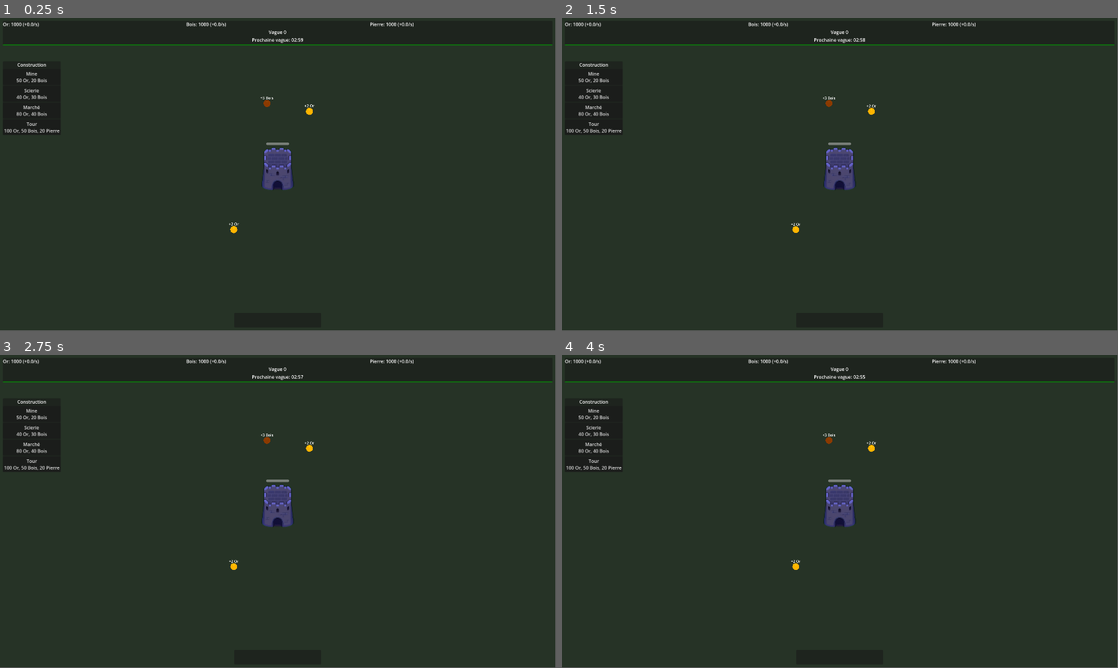
Above: before the commit, frames 1-4 (two rows, left to right).
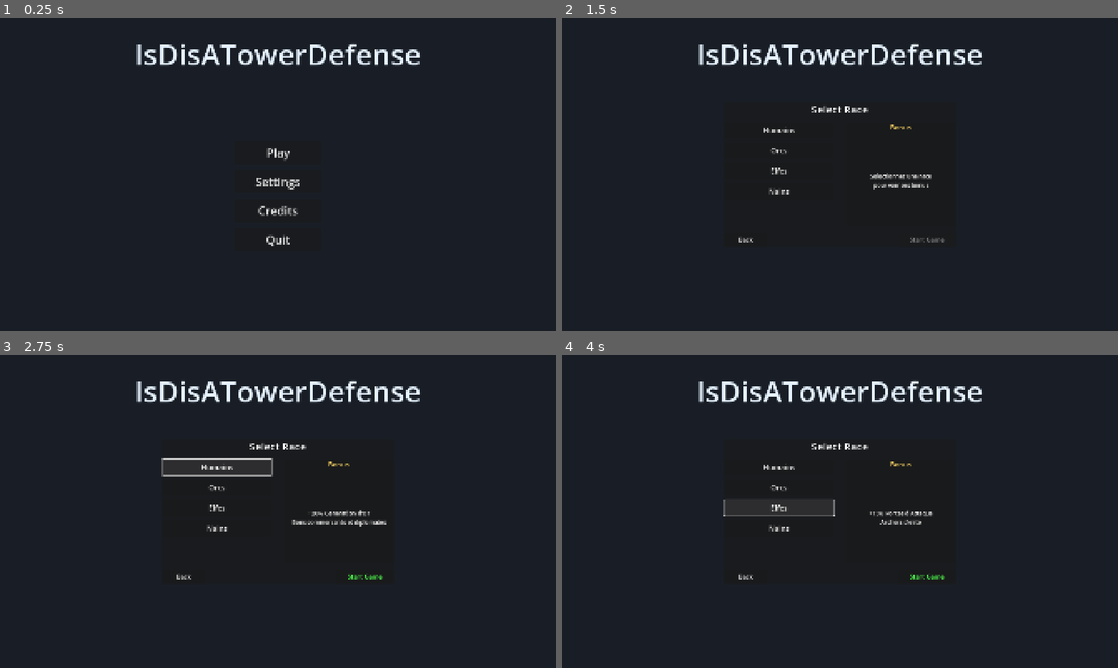
Above: after the commit, the same moments.

Repository: teubamaf/IsDisATowerDefense
Game: Godot game, scene res://Scenes/Menus/Main_Menu.tscn
Same seed, same stepped clock (60 frames per second), same inputs: the game is played once before the commit and once after it. Before the commit the project starts from res://Scenes/Game.tscn.
Inputs (mouse positions are in pixels of both pictures, inside the frame that each line leads up to):
- Up to frame 1 (0.25 s): no input
- Up to frame 2 (1.5 s): click (840, 152) at 0.5 s, where only the run after the commit has a clickable "Play"; click (840, 146) at 1.25 s, where only the run after the commit has a clickable "Save 1"
- Up to frame 3 (2.75 s): click (216, 467) at 2 s, where only the run after the commit has a clickable "Humains"
- Up to frame 4 (4 s): click (778, 486) at 2.75 s, where only the run after the commit has a clickable "Orcs"; click (778, 508) at 3.5 s, where only the run after the commit has a clickable "Elfes"
In our replay, the window is 799x449 before the commit and 800x450 after it. These sizes can differ from the game's own. Grey fills any space a smaller window leaves; there, only what the larger window draws over its background counts as a difference.

The runs differ from the first frame. In frame 1, 3.5% of the frame differs, in the area x 0-100%, y 1-73%; in frame 2, 13%; in frame 3, 13%; in frame 4, 13%.

Commit message:
Adding main menu

Diff:
--- /dev/null
+++ b/Scenes/Menus/Main_Menu.tscn
@@ -0,0 +1,324 @@
+[gd_scene load_steps=2 format=3 uid="uid://cmoxq4a4un30e"]
+
+[ext_resource type="Script" path="res://Scripts/UI/MainMenu.gd" id="1_menu"]
+
+[node name="MainMenu" type="Control"]
+layout_mode = 3
+anchors_preset = 15
+anchor_right = 1.0
+anchor_bottom = 1.0
+grow_horizontal = 2
+grow_vertical = 2
+script = ExtResource("1_menu")
+
+[node name="Background" type="ColorRect" parent="."]
+layout_mode = 1
+anchors_preset = 15
+anchor_right = 1.0
+anchor_bottom = 1.0
+grow_horizontal = 2
+grow_vertical = 2
+color = Color(0.1, 0.12, 0.15, 1)
+
+[node name="Title" type="Label" parent="."]
+layout_mode = 1
+anchors_preset = 5
+anchor_left = 0.5
+anchor_right = 0.5
+offset_left = -500.0
+offset_top = 50.0
+offset_right = 500.0
+offset_bottom = 200.0
+grow_horizontal = 2
+theme_override_colors/font_color = Color(0.9, 0.95, 1, 1)
+theme_override_font_sizes/font_size = 100
+text = "IsDisATowerDefense"
+horizontal_alignment = 1
+vertical_alignment = 1
+
+[node name="MainPanel" type="Control" parent="."]
+layout_mode = 1
+anchors_preset = 15
+anchor_right = 1.0
+anchor_bottom = 1.0
+grow_horizontal = 2
+grow_vertical = 2
+
+[node name="CenterContainer" type="CenterContainer" parent="MainPanel"]
+layout_mode = 1
+anchors_preset = 15
+anchor_right = 1.0
+anchor_bottom = 1.0
+offset_top = 150.0
+grow_horizontal = 2
+grow_vertical = 2
+
+[node name="MainButtons" type="VBoxContainer" parent="MainPanel/CenterContainer"]
+layout_mode = 2
+theme_override_constants/separation = 20
+
+[node name="Play" type="Button" parent="MainPanel/CenterContainer/MainButtons"]
+custom_minimum_size = Vector2(300, 80)
+layout_mode = 2
+theme_override_font_sizes/font_size = 40
+text = "Play"
+
+[node name="Settings" type="Button" parent="MainPanel/CenterContainer/MainButtons"]
+custom_minimum_size = Vector2(300, 80)
+layout_mode = 2
+theme_override_font_sizes/font_size = 40
+text = "Settings"
+
+[node name="Credits" type="Button" parent="MainPanel/CenterContainer/MainButtons"]
+custom_minimum_size = Vector2(300, 80)
+layout_mode = 2
+theme_override_font_sizes/font_size = 40
+text = "Credits"
+
+[node name="Quit" type="Button" parent="MainPanel/CenterContainer/MainButtons"]
+custom_minimum_size = Vector2(300, 80)
+layout_mode = 2
+theme_override_font_sizes/font_size = 40
+text = "Quit"
+
+[node name="SavePanel" type="PanelContainer" parent="."]
+visible = false
+layout_mode = 1
+anchors_preset = 8
+anchor_left = 0.5
+anchor_top = 0.5
+anchor_right = 0.5
+anchor_bottom = 0.5
+offset_left = -250.0
+offset_top = -200.0
+offset_right = 250.0
+offset_bottom = 200.0
+grow_horizontal = 2
+grow_vertical = 2
+
+[node name="VBoxContainer" type="VBoxContainer" parent="SavePanel"]
+layout_mode = 2
+theme_override_constants/separation = 20
+
+[node name="TitleLabel" type="Label" parent="SavePanel/VBoxContainer"]
+layout_mode = 2
+theme_override_font_sizes/font_size = 36
+text = "Select Save"
+horizontal_alignment = 1
+
+[node name="Save1" type="Button" parent="SavePanel/VBoxContainer"]
+custom_minimum_size = Vector2(0, 60)
+layout_mode = 2
+theme_override_font_sizes/font_size = 28
+text = "Save 1"
+
+[node name="Save2" type="Button" parent="SavePanel/VBoxContainer"]
+custom_minimum_size = Vector2(0, 60)
+layout_mode = 2
+theme_override_font_sizes/font_size = 28
+text = "Save 2"
+
+[node name="Save3" type="Button" parent="SavePanel/VBoxContainer"]
+custom_minimum_size = Vector2(0, 60)
+layout_mode = 2
+theme_override_font_sizes/font_size = 28
+text = "Save 3"
+
+[node name="BackButton" type="Button" parent="SavePanel/VBoxContainer"]
+custom_minimum_size = Vector2(0, 50)
+layout_mode = 2
+theme_override_font_sizes/font_size = 24
+text = "Back"
+
+[node name="RacePanel" type="PanelContainer" parent="."]
+visible = false
+layout_mode = 1
+anchors_preset = 8
+anchor_left = 0.5
+anchor_top = 0.5
+anchor_right = 0.5
+anchor_bottom = 0.5
+offset_left = -400.0
+offset_top = -250.0
+offset_right = 400.0
+offset_bottom = 250.0
+grow_horizontal = 2
+grow_vertical = 2
+
+[node name="MainVBox" type="VBoxContainer" parent="RacePanel"]
+layout_mode = 2
+theme_override_constants/separation = 20
+
+[node name="TitleLabel" type="Label" parent="RacePanel/MainVBox"]
+layout_mode = 2
+theme_override_font_sizes/font_size = 36
+text = "Select Race"
+horizontal_alignment = 1
+
+[node name="HBoxContainer" type="HBoxContainer" parent="RacePanel/MainVBox"]
+layout_mode = 2
+size_flags_vertical = 3
+theme_override_constants/separation = 40
+
+[node name="RaceList" type="VBoxContainer" parent="RacePanel/MainVBox/HBoxContainer"]
+custom_minimum_size = Vector2(200, 0)
+layout_mode = 2
+size_flags_horizontal = 3
+theme_override_constants/separation = 15
+
+[node name="Race0" type="Button" parent="RacePanel/MainVBox/HBoxContainer/RaceList"]
+custom_minimum_size = Vector2(0, 55)
+layout_mode = 2
+theme_override_font_sizes/font_size = 26
+text = "Humains"
+
+[node name="Race1" type="Button" parent="RacePanel/MainVBox/HBoxContainer/RaceList"]
+custom_minimum_size = Vector2(0, 55)
+layout_mode = 2
+theme_override_font_sizes/font_size = 26
+text = "Orcs"
+
+[node name="Race2" type="Button" parent="RacePanel/MainVBox/HBoxContainer/RaceList"]
+custom_minimum_size = Vector2(0, 55)
+layout_mode = 2
+theme_override_font_sizes/font_size = 26
+text = "Elfes"
+
+[node name="Race3" type="Button" parent="RacePanel/MainVBox/HBoxContainer/RaceList"]
+custom_minimum_size = Vector2(0, 55)
+layout_mode = 2
+theme_override_font_sizes/font_size = 26
+text = "Nains"
+
+[node name="BonusPanel" type="PanelContainer" parent="RacePanel/MainVBox/HBoxContainer"]
+custom_minimum_size = Vector2(350, 0)
+layout_mode = 2
+size_flags_horizontal = 3
+
+[node name="VBoxContainer" type="VBoxContainer" parent="RacePanel/MainVBox/HBoxContainer/BonusPanel"]
+layout_mode = 2
+theme_override_constants/separation = 10
+
+[node name="BonusTitleLabel" type="Label" parent="RacePanel/MainVBox/HBoxContainer/BonusPanel/VBoxContainer"]
+layout_mode = 2
+theme_override_colors/font_color = Color(1, 0.85, 0.4, 1)
+theme_override_font_sizes/font_size = 24
+text = "Bonus"
+horizontal_alignment = 1
+
+[node name="BonusLabel" type="Label" parent="RacePanel/MainVBox/HBoxContainer/BonusPanel/VBoxContainer"]
+layout_mode = 2
+size_flags_vertical = 3
+theme_override_font_sizes/font_size = 20
+text = "Selectionnez une race
+pour voir ses bonus"
+horizontal_alignment = 1
+vertical_alignment = 1
+
+[node name="ButtonsHBox" type="HBoxContainer" parent="RacePanel/MainVBox"]
+layout_mode = 2
+
+[node name="BackButton" type="Button" parent="RacePanel/MainVBox/ButtonsHBox"]
+custom_minimum_size = Vector2(150, 50)
+layout_mode = 2
+size_flags_horizontal = 0
+theme_override_font_sizes/font_size = 22
+text = "Back"
+
+[node name="Spacer" type="Control" parent="RacePanel/MainVBox/ButtonsHBox"]
+layout_mode = 2
+size_flags_horizontal = 3
+
+[node name="StartGameButton" type="Button" parent="RacePanel/MainVBox/ButtonsHBox"]
+custom_minimum_size = Vector2(200, 50)
+layout_mode = 2
+size_flags_horizontal = 8
+theme_override_colors/font_color = Color(0.3, 1, 0.3, 1)
+theme_override_font_sizes/font_size = 22
+text = "Start Game"
+
+[node name="SettingsPanel" type="PanelContainer" parent="."]
+visible = false
+layout_mode = 1
+anchors_preset = 8
+anchor_left = 0.5
+anchor_top = 0.5
+anchor_right = 0.5
+anchor_bottom = 0.5
+offset_left = -300.0
+offset_top = -200.0
+offset_right = 300.0
+offset_bottom = 200.0
+grow_horizontal = 2
+grow_vertical = 2
+
+[node name="VBoxContainer" type="VBoxContainer" parent="SettingsPanel"]
+layout_mode = 2
+theme_override_constants/separation = 25
+
+[node name="TitleLabel" type="Label" parent="SettingsPanel/VBoxContainer"]
+layout_mode = 2
+theme_override_font_sizes/font_size = 36
+text = "Settings"
+horizontal_alignment = 1
+
+[node name="ResolutionLabel" type="Label" parent="SettingsPanel/VBoxContainer"]
+layout_mode = 2
+theme_override_font_sizes/font_size = 22
+text = "Resolution"
+
+[node name="ResolutionOption" type="OptionButton" parent="SettingsPanel/VBoxContainer"]
+custom_minimum_size = Vector2(0, 50)
+layout_mode = 2
+theme_override_font_sizes/font_size = 20
+
+[node name="FullscreenCheck" type="CheckButton" parent="SettingsPanel/VBoxContainer"]
+layout_mode = 2
+theme_override_font_sizes/font_size = 22
+text = "Fullscreen"
+
+[node name="BackButton" type="Button" parent="SettingsPanel/VBoxContainer"]
+custom_minimum_size = Vector2(0, 50)
+layout_mode = 2
+theme_override_font_sizes/font_size = 24
+text = "Back"
+
+[node name="CreditsPanel" type="PanelContainer" parent="."]
+visible = false
+layout_mode = 1
+anchors_preset = 8
+anchor_left = 0.5
+anchor_top = 0.5
+anchor_right = 0.5
+anchor_bottom = 0.5
+offset_left = -300.0
+offset_top = -150.0
+offset_right = 300.0
+offset_bottom = 150.0
+grow_horizontal = 2
+grow_vertical = 2
+
+[node name="VBoxContainer" type="VBoxContainer" parent="CreditsPanel"]
+layout_mode = 2
+theme_override_constants/separation = 30
+
+[node name="TitleLabel" type="Label" parent="CreditsPanel/VBoxContainer"]
+layout_mode = 2
+theme_override_font_sizes/font_size = 36
+text = "Credits"
+horizontal_alignment = 1
+
+[node name="CreditsText" type="Label" parent="CreditsPanel/VBoxContainer"]
+layout_mode = 2
+size_flags_vertical = 3
+theme_override_font_sizes/font_size = 24
+text = "Created with love by
+MwonkeysGame"
+horizontal_alignment = 1
+vertical_alignment = 1
+
+[node name="BackButton" type="Button" parent="CreditsPanel/VBoxContainer"]
+custom_minimum_size = Vector2(0, 50)
+layout_mode = 2
+theme_override_font_sizes/font_size = 24
+text = "Back"
--- /dev/null
+++ b/Scripts/UI/MainMenu.gd
@@ -0,0 +1,183 @@
+extends Control
+
+# Panneaux du menu
+@onready var main_buttons: VBoxContainer = $MainPanel/CenterContainer/MainButtons
+@onready var save_panel: PanelContainer = $SavePanel
+@onready var race_panel: PanelContainer = $RacePanel
+@onready var settings_panel: PanelContainer = $SettingsPanel
+@onready var credits_panel: PanelContainer = $CreditsPanel
+
+# Boutons principaux
+@onready var play_button: Button = $MainPanel/CenterContainer/MainButtons/Play
+@onready var settings_button: Button = $MainPanel/CenterContainer/MainButtons/Settings
+@onready var credits_button: Button = $MainPanel/CenterContainer/MainButtons/Credits
+@onready var quit_button: Button = $MainPanel/CenterContainer/MainButtons/Quit
+
+# Boutons de sauvegarde
+@onready var save_buttons: Array[Button] = []
+
+# Sélection de race
+@onready var race_list: VBoxContainer = $RacePanel/MainVBox/HBoxContainer/RaceList
+@onready var race_bonus_label: Label = $RacePanel/MainVBox/HBoxContainer/BonusPanel/VBoxContainer/BonusLabel
+@onready var start_game_button: Button = $RacePanel/MainVBox/ButtonsHBox/StartGameButton
+
+# Settings
+@onready var resolution_option: OptionButton = $SettingsPanel/VBoxContainer/ResolutionOption
+@onready var fullscreen_check: CheckButton = $SettingsPanel/VBoxContainer/FullscreenCheck
+
+# Données
+var selected_save: int = -1
+var selected_race: int = -1
+
+# Données des races
+const RACE_DATA = {
+	0: {"name": "Humains", "bonus": "+20% Generation d'Or\nBons commercants et diplomates"},
+	1: {"name": "Orcs", "bonus": "+10% Degats du Chateau\nGuerriers feroces"},
+	2: {"name": "Elfes", "bonus": "+15% Portee d'Attaque\nArchers d'elite"},
+	3: {"name": "Nains", "bonus": "+30% PV des Structures\nBatisseurs legendaires"}
+}
+
+# Résolutions disponibles
+const RESOLUTIONS = [
+	Vector2i(1280, 720),
+	Vector2i(1366, 768),
+	Vector2i(1600, 900),
+	Vector2i(1920, 1080),
+	Vector2i(2560, 1440)
+]
+
+func _ready():
+	# Cacher tous les panneaux secondaires
+	save_panel.visible = false
+	race_panel.visible = false
+	settings_panel.visible = false
+	credits_panel.visible = false
+
+	# Connecter les boutons principaux
+	play_button.pressed.connect(_on_play_pressed)
+	settings_button.pressed.connect(_on_settings_pressed)
+	credits_button.pressed.connect(_on_credits_pressed)
+	quit_button.pressed.connect(_on_quit_pressed)
+
+	# Initialiser les résolutions
+	_setup_resolutions()
+
+	# Connecter le bouton start game
+	start_game_button.pressed.connect(_on_start_game_pressed)
+	start_game_button.disabled = true
+
+	# Connecter les boutons de sauvegarde
+	for i in range(3):
+		var save_btn = save_panel.get_node("VBoxContainer/Save" + str(i + 1))
+		save_btn.pressed.connect(_on_save_selected.bind(i))
+		save_buttons.append(save_btn)
+
+	# Connecter les boutons de race
+	for i in range(4):
+		var race_btn = race_list.get_node("Race" + str(i))
+		race_btn.pressed.connect(_on_race_selected.bind(i))
+
+	# Connecter bouton retour de chaque panneau
+	save_panel.get_node("VBoxContainer/BackButton").pressed.connect(_on_back_to_main)
+	race_panel.get_node("MainVBox/ButtonsHBox/BackButton").pressed.connect(_on_back_to_saves)
+	settings_panel.get_node("VBoxContainer/BackButton").pressed.connect(_on_back_to_main)
+	credits_panel.get_node("VBoxContainer/BackButton").pressed.connect(_on_back_to_main)
+
+	# Settings callbacks
+	resolution_option.item_selected.connect(_on_resolution_selected)
+	fullscreen_check.toggled.connect(_on_fullscreen_toggled)
+
+func _setup_resolutions():
+	resolution_option.clear()
+	for res in RESOLUTIONS:
+		resolution_option.add_item("%dx%d" % [res.x, res.y])
+
+	# Sélectionner la résolution actuelle
+	var current_res = DisplayServer.window_get_size()
+	for i in range(RESOLUTIONS.size()):
+		if RESOLUTIONS[i] == current_res:
+			resolution_option.select(i)
+			break
+
+# Navigation principale
+func _on_play_pressed():
+	main_buttons.get_parent().get_parent().visible = false
+	save_panel.visible = true
+
+func _on_settings_pressed():
+	main_buttons.get_parent().get_parent().visible = false
+	settings_panel.visible = true
+
+func _on_credits_pressed():
+	main_buttons.get_parent().get_parent().visible = false
+	credits_panel.visible = true
+
+func _on_quit_pressed():
+	get_tree().quit()
+
+func _on_back_to_main():
+	save_panel.visible = false
+	race_panel.visible = false
+	settings_panel.visible = false
+	credits_panel.visible = false
+	main_buttons.get_parent().get_parent().visible = true
+	selected_save = -1
+	selected_race = -1
+	start_game_button.disabled = true
+
+func _on_back_to_saves():
+	race_panel.visible = false
+	save_panel.visible = true
+	selected_race = -1
+	start_game_button.disabled = true
+
+# Sélection de sauvegarde
+func _on_save_selected(save_index: int):
+	selected_save = save_index
+	save_panel.visible = false
+	race_panel.visible = true
+	_update_race_selection()
+
+# Sélection de race
+func _on_race_selected(race_index: int):
+	selected_race = race_index
+	_update_race_selection()
+	start_game_button.disabled = false
+
+func _update_race_selection():
+	# Mettre à jour le visuel des boutons de race
+	for i in range(4):
+		var race_btn = race_list.get_node("Race" + str(i))
+		if i == selected_race:
+			race_btn.add_theme_color_override("font_color", Color.YELLOW)
+		else:
+			race_btn.remove_theme_color_override("font_color")
+
+	# Mettre à jour le label des bonus
+	if selected_race >= 0:
+		race_bonus_label.text = RACE_DATA[selected_race]["bonus"]
+	else:
+		race_bonus_label.text = "Selectionnez une race\npour voir ses bonus"
+
+# Lancer le jeu
+func _on_start_game_pressed():
+	if selected_save >= 0 and selected_race >= 0:
+		# Appliquer la race au GameManager
+		GameManager.selected_race = selected_race
+		# Charger la scène de jeu
+		get_tree().change_scene_to_file("res://Scenes/Game.tscn")
+
+# Settings
+func _on_resolution_selected(index: int):
+	var res = RESOLUTIONS[index]
+	DisplayServer.window_set_size(res)
+	# Centrer la fenêtre
+	var screen_size = DisplayServer.screen_get_size()
+	var window_pos = (screen_size - res) / 2
+	DisplayServer.window_set_position(window_pos)
+
+func _on_fullscreen_toggled(enabled: bool):
+	if enabled:
+		DisplayServer.window_set_mode(DisplayServer.WINDOW_MODE_FULLSCREEN)
+	else:
+		DisplayServer.window_set_mode(DisplayServer.WINDOW_MODE_WINDOWED)
--- a/project.godot
+++ b/project.godot
@@ -11,7 +11,7 @@
 [application]
 
 config/name="IsDisAnotherTowerDefense"
-run/main_scene="res://Scenes/Game.tscn"
+run/main_scene="res://Scenes/Menus/Main_Menu.tscn"
 config/features=PackedStringArray("4.5", "Mobile")
 config/icon="res://icon.svg"
 
@@ -24,6 +24,7 @@
 
 window/size/viewport_width=1920
 window/size/viewport_height=1080
+window/stretch/mode="canvas_items"
 
 [file_customization]
 
Not shown, changed: .claude/settings.local.json
Not shown, added: Scripts/UI/MainMenu.gd.uid
